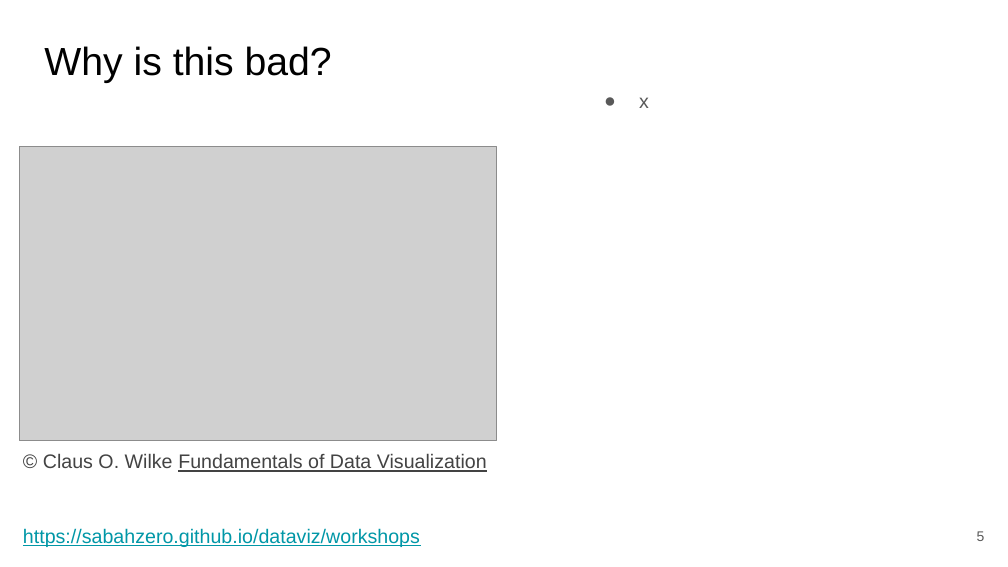
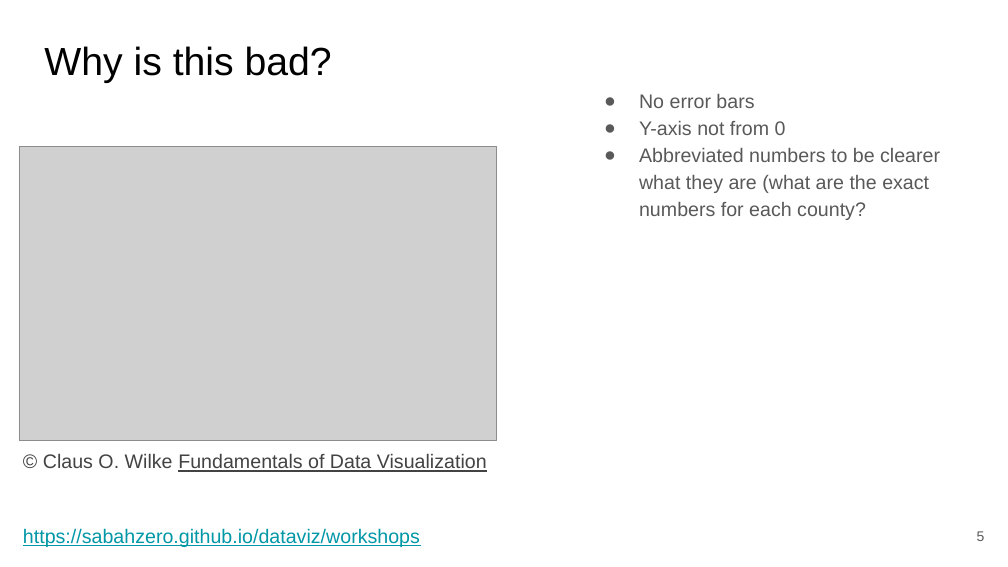
Before and after one commit to SuLab/Applied-Bioinformatics, a slide deck: slide 5 of Lectures/A4.b_R-Plotting.pptx. Drawn at 1008x567 pixels with LibreOffice and Linux fonts; fonts in the diff are those of the drawing; grey boxes stand for pictures. Boxes give left, top, right and bottom in pixels: in the first picture for what was removed or moved away, otherwise in the second. Text is boxed around its words. In the diff, an @@ line names an element or a change of style, - is before the commit and + after.

```diff
--- a/Lectures/A4.b_R-Plotting.pptx
+++ b/Lectures/A4.b_R-Plotting.pptx
@@ text at box(639, 94, 940, 220): text changed @@
-● x
+● No error bars
+● Y-axis not from 0
+● Abbreviated numbers to be clearer what they are (what are the exact numbers for each county?
```
Also in this commit, not shown: 1 other slide changed, 1 slide added, 1 other file.
